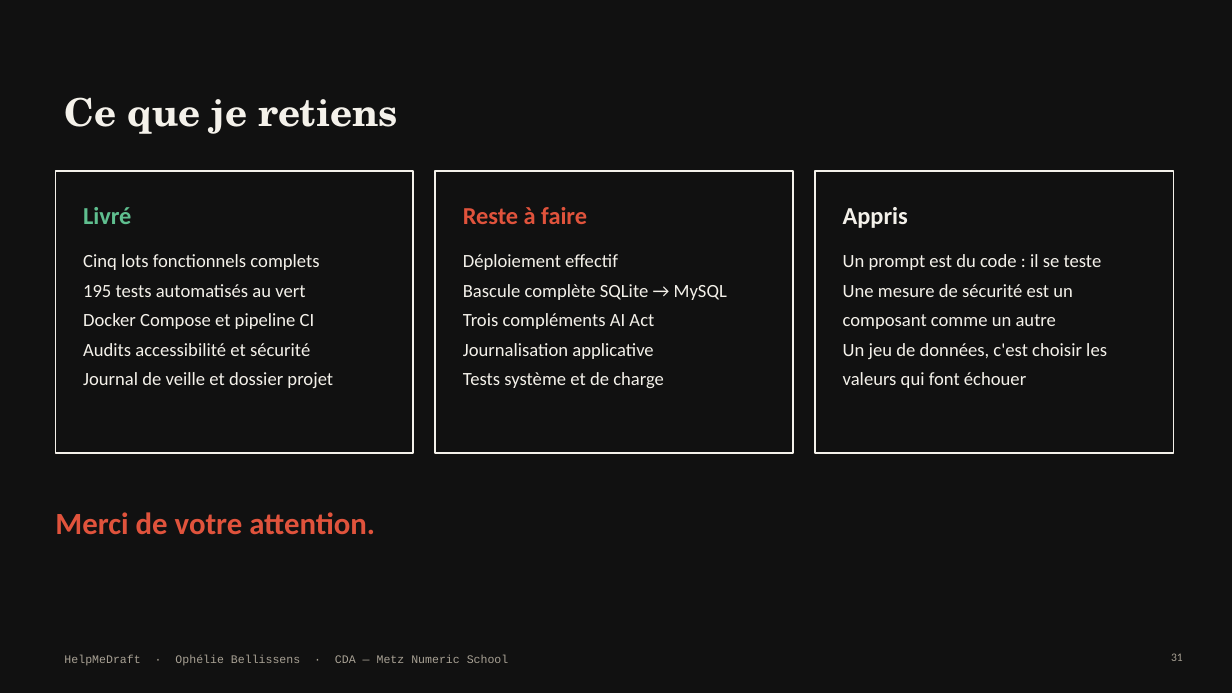
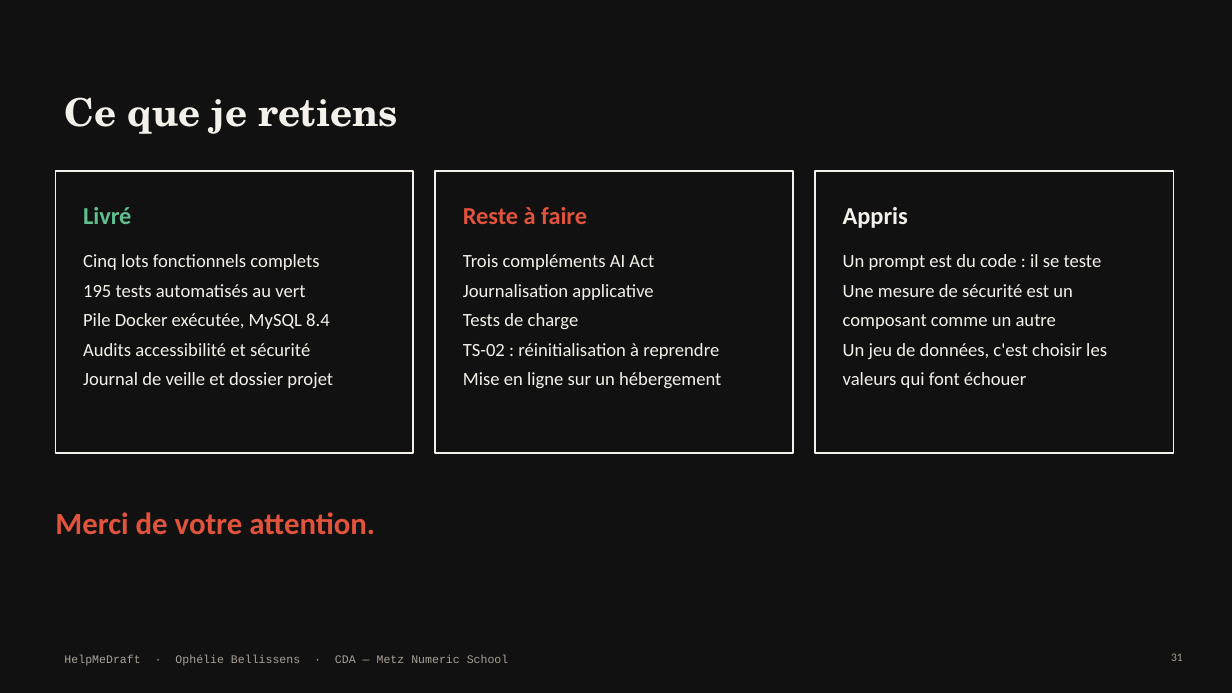
Before and after one commit to Equinoxya/HelpMeDraft---projet-fil-rouge, a slide deck: slide 31 of docs/Soutenance-HelpMeDraft.pptx. Drawn at 1232x693 pixels with LibreOffice and Linux fonts; fonts in the diff are those of the drawing. Boxes give left, top, right and bottom in pixels: in the first picture for what was removed or moved away, otherwise in the second. Text is boxed around its words. In the diff, an @@ line names an element or a change of style, - is before the commit and + after.

```diff
--- a/docs/Soutenance-HelpMeDraft.pptx
+++ b/docs/Soutenance-HelpMeDraft.pptx
@@ text at (x1=463, y1=254, x2=727, y2=300): paragraphs removed @@
-Déploiement effectif
-Bascule complète SQLite → MySQL
@@ text at (x1=83, y1=313, x2=330, y2=329): text changed @@
-Docker Compose et pipeline CI
+Pile Docker exécutée, MySQL 8.4
@@ text at (x1=463, y1=313, x2=721, y2=388): text changed @@
-Tests système et de charge
+Tests de charge
+TS-02 : réinitialisation à reprendre
+Mise en ligne sur un hébergement
```
Also in this commit, not shown: 2 other slides changed, 3 other files.
